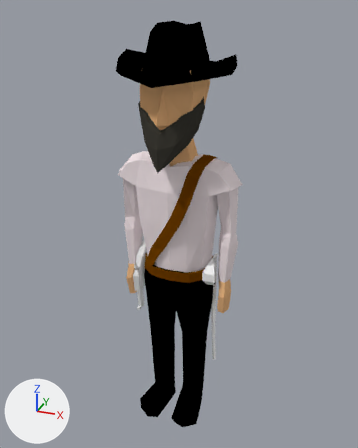
The Blender file Assets/Models/pirate.blend as it was, and as the next commit left it.
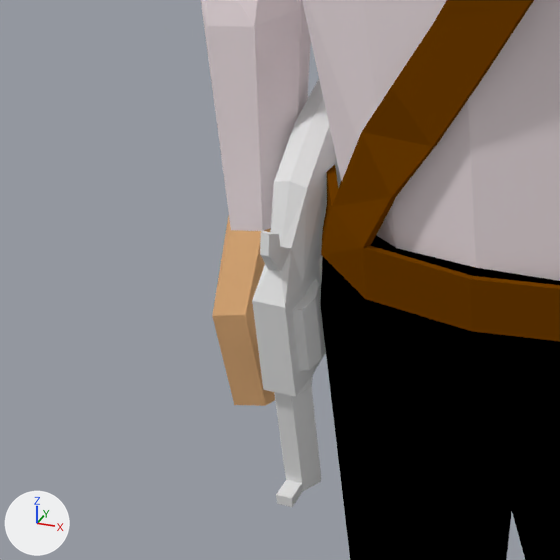
The first picture shows the older version from a 50 mm camera at (1.9, -4.73, 2.38) aimed at (-0.02, 0.15, -0.03). The close-ups show both versions on the part from 25% to 51% of the width and 50% to 71% of the height of that picture; other places that the commit changed are outside them. The axes (+X, +Y, +Z) are drawn at lower left. The lights are the same throughout.

Objects in the first close-up: 'Belt', 'Body', 'Body.001', 'Cube.002', 'Pants', 'Shirt'.
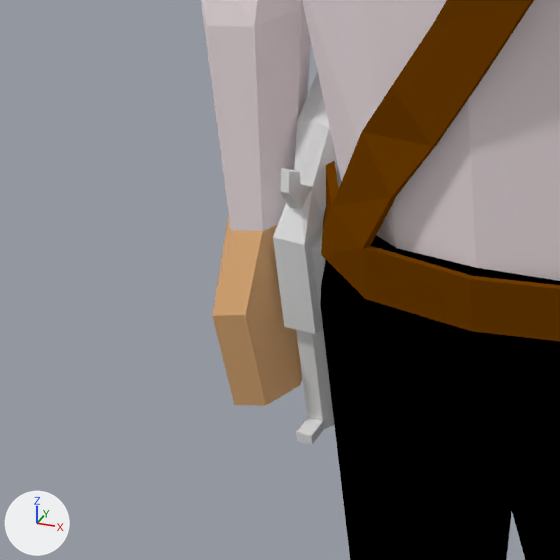
Where the newer file only moved an object's origin or applied its transform, the numbers keep the older frame.

Boxes (x1, y1, x2, y2) around the edits, measured in the close-ups (560 x 560 px):
'Cube.002', moved, turned: before (252, 80, 341, 507); after (273, 71, 341, 445)

The change, as a diff of the scene's bpy script:
```diff
--- a/Assets/Models/pirate.blend.py
+++ b/Assets/Models/pirate.blend.py
@@ ob_cube_002 @@
 ob_cube_002 = bpy.data.objects.new('Cube.002', me_cube_009)
-ob_cube_002.location = (-0.443, -0.019, -0.706)
-ob_cube_002.rotation_euler = (0.0, 0.0, 0.0603)  # degrees (0, 0, 3.5)
+ob_cube_002.location = (-0.443, 0.098, -0.626)
```
